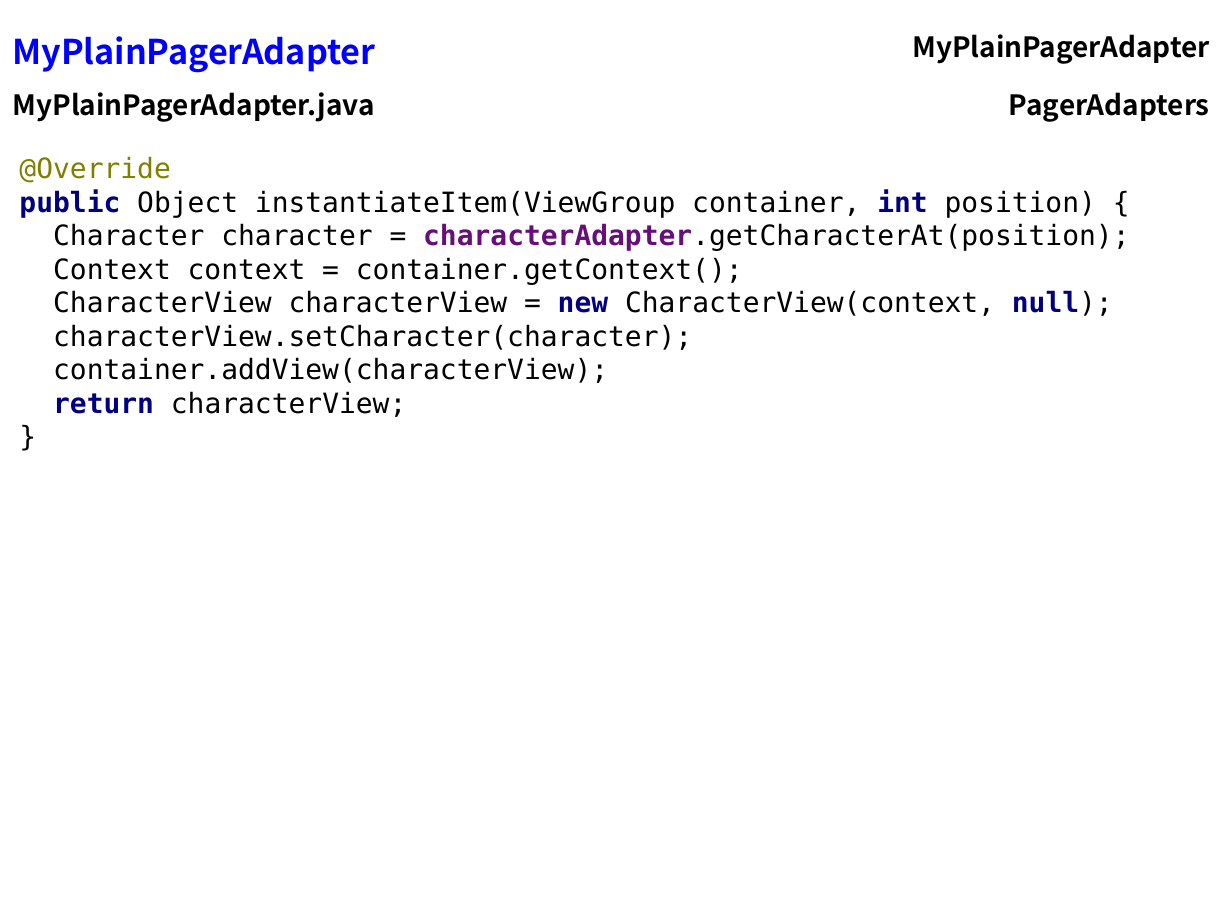
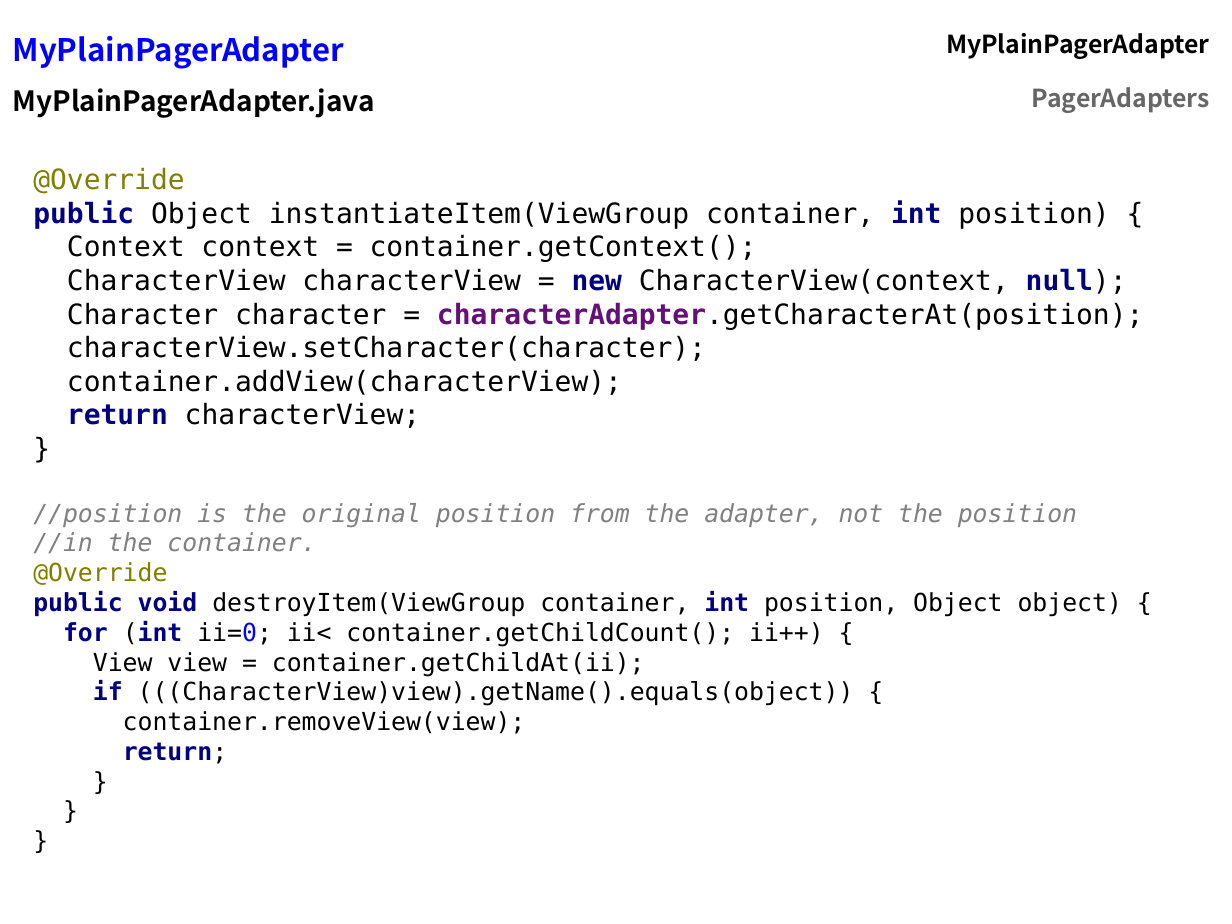
Before and after one commit to flocela/PagerAdaptersHandouts, a slide deck: slide 20 of PagerAdapterPresentation.odp. Drawn at 1232x924 pixels with LibreOffice and Linux fonts; fonts in the diff are those of the drawing. Boxes give left, top, right and bottom in pixels: in the first picture for what was removed or moved away, otherwise in the second. Text is boxed around its words. In the diff, an @@ line names an element or a change of style, - is before the commit and + after.

```diff
--- a/PagerAdapterPresentation.odp
+++ b/PagerAdapterPresentation.odp
@@ table at (1,19,1221,122) @@
@@ size 22 to 20 pt in "MyPlainPagerAdapter" @@
@@ size 18 to 16 pt in "MyPlainPagerAdapter", "PagerAdapters" @@
@@ text colour #000000 to #666666 in "PagerAdapters" @@
@@ text at (33,167,1143,764): text changed; size 18 to 16 pt @@
-@Override
-public Object instantiateItem(ViewGroup container, int position) {
-Character character = characterAdapter.getCharacterAt(position);
-Context context = container.getContext();
-CharacterView characterView = new CharacterView(context, null);
-characterView.setCharacter(character);
-container.addView(characterView);
-return characterView;
-}
+@Override
+public Object instantiateItem(ViewGroup container, int position) {
+Context context = container.getContext();
+CharacterView characterView = new CharacterView(context, null);
+Character character = characterAdapter.getCharacterAt(position);
+characterView.setCharacter(character);
+container.addView(characterView);
+return characterView;
+}
+//position is the original position from the adapter, not the position
+//in the container.
+@Override
+public void destroyItem(ViewGroup container, int position, Object object) {
+for (int ii=0; ii< container.getChildCount(); ii++) {
+View view = container.getChildAt(ii);
+if (((CharacterView)view).getName().equals(object)) {
+container.removeView(view);
+return;
+}
+}
+}
```
Also in this commit, not shown: 20 other slides changed, 13 slides added, 4 slides removed, 1 other file.
